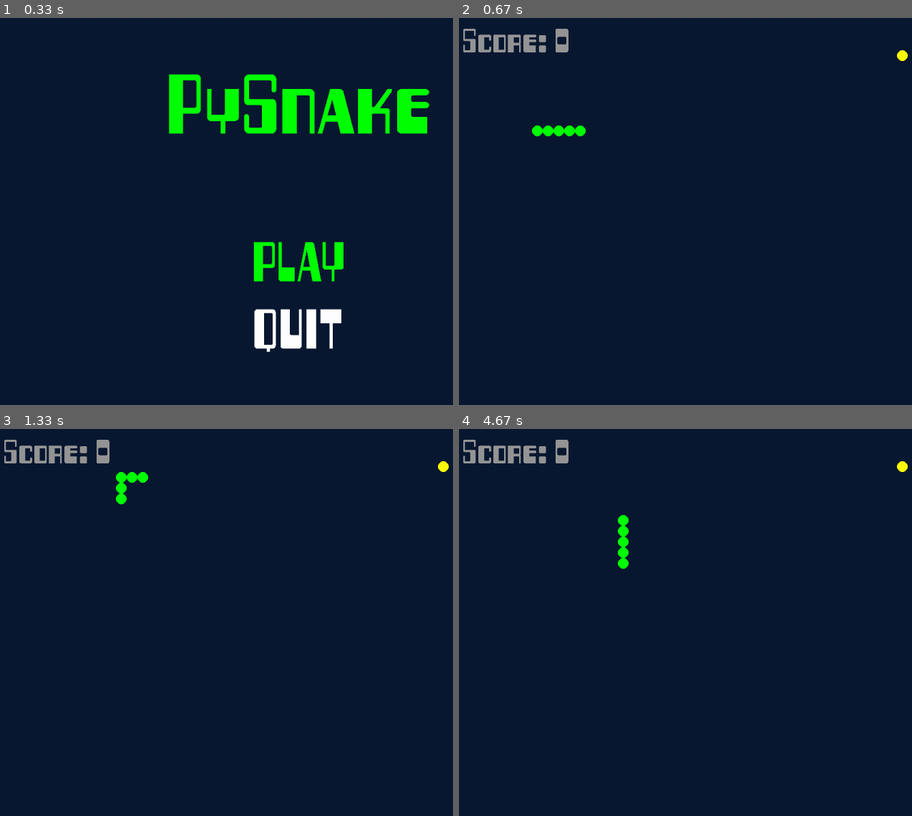
Above: before the commit, frames 1-4 (two rows, left to right).
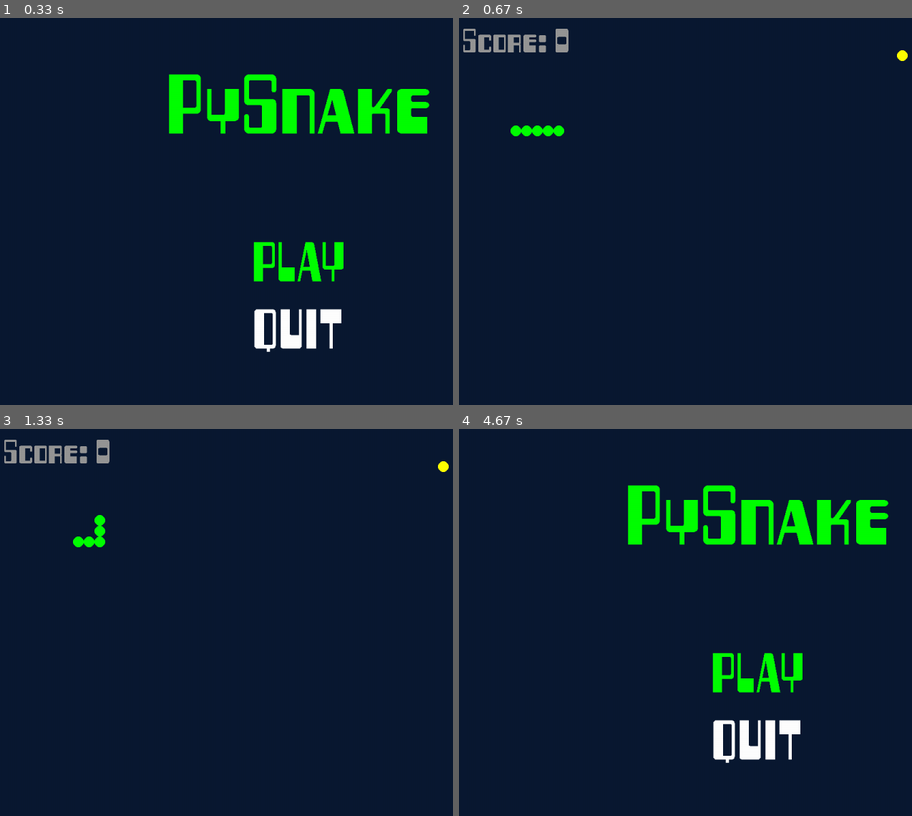
Above: after the commit, the same moments.

Repository: joaquinfontela/PyGame
Game: pygame game, started from Snake/src/main.py
Two runs of this game, one before a commit and one after it. Both use one fixed random seed, a clock stepped at 60 frames per second and the inputs below.
Inputs:
- Up to frame 1 (0.33 s): no input
- Up to frame 2 (0.67 s): tap Enter at 0.33 s
- Up to frame 3 (1.33 s): hold Up 0.67-1.13 s; hold Right from 1.17 s (still down)
- Up to frame 4 (4.67 s): release Right at 1.82 s; hold Left 1.85-2.47 s; hold Down 2.5-3.28 s; hold Left 3.32-4.22 s; hold Up from 4.25 s (still down)

Frame 1 is identical in both runs. In frame 2, 0.2% of the frame differs, in the area x 11-28%, y 27-31%; in frame 3, 0.5%; in frame 4, 7.4%, in the area x 0-100%, y 2-87%.

Commit message:
changes in direction

Diff:
--- a/Snake/src/Config/config.json
+++ b/Snake/src/Config/config.json
@@ -46,7 +46,10 @@
     "sounds": {
         "player_lost": "audio/player_lost.ogg",
         "food_collected": "audio/food_collected.ogg",
-        "special_food_collected": "audio/special_food_collected.ogg"
+        "special_food_collected": "audio/special_food_collected.ogg",
+        "change_selected_option": "audio/change_selected_option.ogg",
+        "select_option": "audio/select_option.ogg",
+        "select_start_game": "audio/select_start_game.ogg"
     },
-    "speed_diameters_per_second": 10
+    "speed_diameters_per_second": 5
 }
--- a/Snake/src/Game.py
+++ b/Snake/src/Game.py
@@ -54,15 +54,16 @@
             time.sleep(SLEEP_PER_UPDATE)
             self.moves += 1
             for event in pygame.event.get():
+                self.changedDirection = False
                 if event.type == pygame.QUIT:
                     self.open = False
                     self.window.stopRunning()
                 if event.type == pygame.KEYDOWN:
                     self.handleKeyDown(event)
                     self.randomSpecialFoodSpawn()
-                    continue
-            self.updateSnakePosition()
-            self.randomSpecialFoodSpawn()
+            if not self.changedDirection:
+                self.updateSnakePosition()
+                self.randomSpecialFoodSpawn()
 
     def handleKeyDown(self, event):
         '''
@@ -79,6 +80,7 @@
             self.snake.changeDirection(RightDirection())
         else:
             return
+        self.changedDirection = True
         self.updateSnakePosition()
 
     def updateSnakePosition(self):
--- a/Snake/src/MainMenu.py
+++ b/Snake/src/MainMenu.py
@@ -3,12 +3,27 @@
 from TextFormatter.TextFormatter import TextFormatter
 from Config.configParser import CONFIGS
 import Game
+import time
 
 BACKGROUND_COLOR = CONFIGS["colors"]["background"]
 LOGO_COLOR = CONFIGS["colors"]["logo"]
 SELECTED_COLOR = CONFIGS["colors"]["selected_option"]
 NON_SELECTED_COLOR = CONFIGS["colors"]["non_selected_option"]
 FONT = "Fonts/retro.ttf"
+
+CHANGE_SELECTED_OPTION_SOUND_PATH = CONFIGS["sounds"]["change_selected_option"]
+SELECT_OPTION_SOUND_PATH = CONFIGS["sounds"]["select_option"]
+SELECT_START_GAME_SOUND_PATH = CONFIGS["sounds"]["select_start_game"]
+pygame.mixer.init()
+CHANGE_SELECTED_OPTION_SOUND = pygame.mixer.Sound(
+    CHANGE_SELECTED_OPTION_SOUND_PATH)
+CHANGE_SELECTED_OPTION_SOUND.set_volume(0.5)
+SELECT_OPTION_SOUND = pygame.mixer.Sound(
+    SELECT_OPTION_SOUND_PATH)
+SELECT_OPTION_SOUND.set_volume(0.5)
+SELECT_START_GAME_SOUND = pygame.mixer.Sound(
+    SELECT_START_GAME_SOUND_PATH)
+SELECT_START_GAME_SOUND.set_volume(0.5)
 
 
 class MainMenu:
@@ -51,12 +66,16 @@
                     if event.key in (pygame.K_DOWN, pygame.K_UP):
                         self._switchPlaySelected()
                         self._displayTexts()
-                    if event.key == pygame.K_RETURN:
+                    if event.key == pygame.K_RETURN and self.playSelected:
+                        pygame.mixer.Sound.play(SELECT_START_GAME_SOUND)
                         Game.Game(self.window)
                 if event.type == pygame.QUIT or \
                         (event.type == pygame.KEYDOWN and event.key == pygame.K_RETURN and not self.playSelected):
+                    pygame.mixer.Sound.play(SELECT_OPTION_SOUND)
+                    time.sleep(0.2)
                     self.open = False
                     self.window.stopRunning()
 
     def _switchPlaySelected(self):
+        pygame.mixer.Sound.play(CHANGE_SELECTED_OPTION_SOUND)
         self.playSelected = not self.playSelected
Not shown, added: Snake/src/audio/change_selected_option.ogg
Not shown, added: Snake/src/audio/select_option.ogg
Not shown, added: Snake/src/audio/select_start_game.ogg
